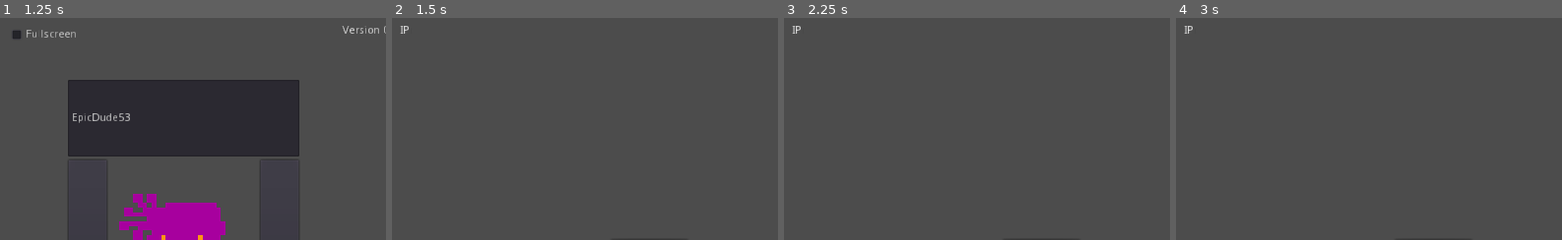
Above: before the commit, frames 1-4 (left to right).
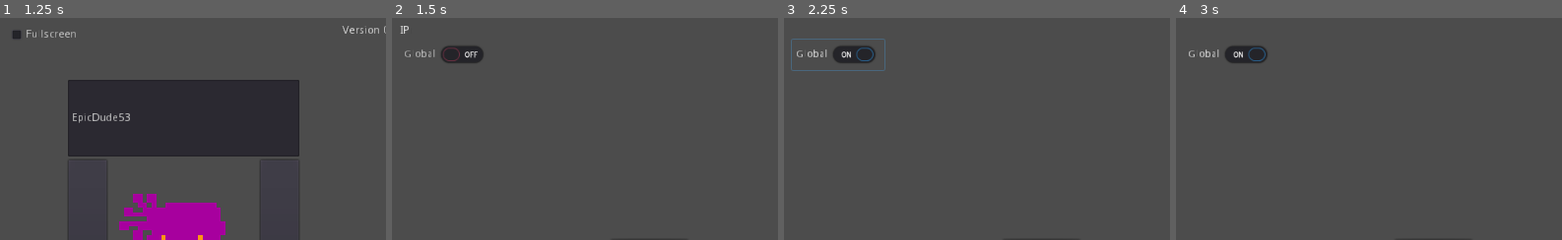
Above: after the commit, the same moments.

Repository: Iddmeister/BadStars
Game: Godot game, scene res://Scenes/UI/LoadingScreen.tscn
Two runs of this game, one before a commit and one after it. Both use one fixed random seed, a clock stepped at 60 frames per second and the inputs below. The engine's default icon, where the game draws it, is replaced by a stand-in: a white triangle on a blue panel in a dark square.
Inputs (mouse positions are % of the whole screen's width and height, from its top left):
- Up to frame 1 (1.25 s): click (75, 85) at 0.52 s; type "12" at 0.6 s
- Up to frame 2 (1.5 s): click "Host Game" at 1.25 s
- Up to frame 3 (2.25 s): click (7, 8) at 2 s, where only the run after the commit has a clickable "Global"
- Up to frame 4 (3 s): click "Start Game" at 2.75 s
The pictures show only the part of the screen within x 0-50%, y 0-50%; the shares and areas given below are measured in that part.

Frame 1 is identical in both runs. In frame 2, 0.9% of the frame differs, in the area x 3-24%, y 12-21%; in frame 3, 1.2%, in the area x 1-27%, y 3-24%; in frame 4, 0.9%.
Error before the commit: Invalid get index '0' (on base: 'Array'). (res://Scripts/Network.gd:149)
Error after the commit: Invalid get index '0' (on base: 'Array'). (res://Scripts/Globals.gd:89)

Commit message:
Auto Port Forwarding

Diff:
--- a/Scenes/Screens/HostScreen.gd
+++ b/Scenes/Screens/HostScreen.gd
@@ -11,7 +11,7 @@
 func _ready():
 	$Controls/MapSelect/CurrentMap.text = currentMap
 	$Controls/GameMode/CurrentMode.text = currentGameMode
-	$IP.text = "IP:  " + String(IP.get_local_addresses()[0])
+	$IPStuff/IP.text = "IP:  " + Globals.localIP
 	pass
 
 func _process(delta):
@@ -102,3 +102,25 @@
 		$Team.modulate = Color(0, 0, 1)
 		Network.playerInfo.team = "Blue"
 		Network.rpc("updatePlayersInfo", Network.players)
+
+
+func globalHost():
+	var upnp = UPNP.new()
+	upnp.discover(2000, 2, "InternetGatewayDevice")
+	upnp.add_port_mapping(Network.PORT)
+	$IPStuff/IP.text = upnp.query_external_address()
+
+	pass
+
+func disconnectGlobalHost():
+	var upnp = UPNP.new()
+	upnp.delete_port_mapping(Network.PORT)
+	$IPStuff/IP.text = Globals.localIP
+
+	pass
+
+func _on_Global_toggled(button_pressed):
+	if button_pressed:
+		globalHost()
+	else:
+		disconnectGlobalHost()
--- a/Scenes/Screens/HostScreen.tscn
+++ b/Scenes/Screens/HostScreen.tscn
@@ -16,6 +16,9 @@
 margin_right = -20.0
 margin_bottom = -20.0
 script = ExtResource( 1 )
+__meta__ = {
+"_edit_use_anchors_": false
+}
 
 [node name="Players" type="VBoxContainer" parent="."]
 margin_left = 86.0
@@ -121,10 +124,23 @@
 toggle_mode = true
 shortcut_in_tooltip = false
 
-[node name="IP" type="Label" parent="."]
+[node name="IPStuff" type="VBoxContainer" parent="."]
 margin_right = 40.0
+margin_bottom = 40.0
+__meta__ = {
+"_edit_use_anchors_": false
+}
+
+[node name="IP" type="Label" parent="IPStuff"]
+margin_right = 121.0
 margin_bottom = 14.0
 text = "IP:"
+
+[node name="Global" type="CheckButton" parent="IPStuff"]
+margin_top = 18.0
+margin_right = 121.0
+margin_bottom = 58.0
+text = "Global"
 [connection signal="pressed" from="Controls/GameMode/LeftM" to="." method="_on_LeftM_pressed"]
 [connection signal="pressed" from="Controls/GameMode/RightM" to="." method="_on_RightM_pressed"]
 [connection signal="pressed" from="Controls/MapSelect/Left" to="." method="_on_Left_pressed"]
@@ -132,3 +148,4 @@
 [connection signal="pressed" from="Controls/Start" to="." method="_on_Start_pressed"]
 [connection signal="pressed" from="Controls/Disconnect" to="." method="_on_Disconnect_pressed"]
 [connection signal="toggled" from="Team" to="." method="_on_Team_toggled"]
+[connection signal="toggled" from="IPStuff/Global" to="." method="_on_Global_toggled"]
--- a/Scripts/Globals.gd
+++ b/Scripts/Globals.gd
@@ -11,6 +11,9 @@
 var version = "0.5.1-dev"
 
 var bounds = Vector2(2144, 1984)
+
+var localIP:String
+#var globalIP:String
 
 onready var currentGameMode = "Bad Royale"
 
@@ -80,7 +83,14 @@
 	if OS.get_name() == "Android" or OS.get_name() == "iOS":
 		mobile = true
 
-	#mobile = true
+	if OS.get_name() == "Windows":
+		localIP = IP.get_local_addresses()[1]
+	elif OS.get_name() == "X11":
+		localIP = IP.get_local_addresses()[0]
+	else:
+		localIP = IP.get_local_addresses()[0]
+
+
 
 
 	pass
--- a/Scripts/Network.gd
+++ b/Scripts/Network.gd
@@ -146,7 +146,7 @@
 
 func sendBroadcast(gameName:String):
 	searchPeer.set_dest_address(broadcastAddress, PORT)
-	searchPeer.put_var({"name":gameName, "ip":IP.get_local_addresses()[0], "players":players.keys().size()})
+	searchPeer.put_var({"name":gameName, "ip":Globals.localIP, "players":players.keys().size()})
 	pass
 
 func connectedToHost():
Not shown, changed: export_presets.cfg
